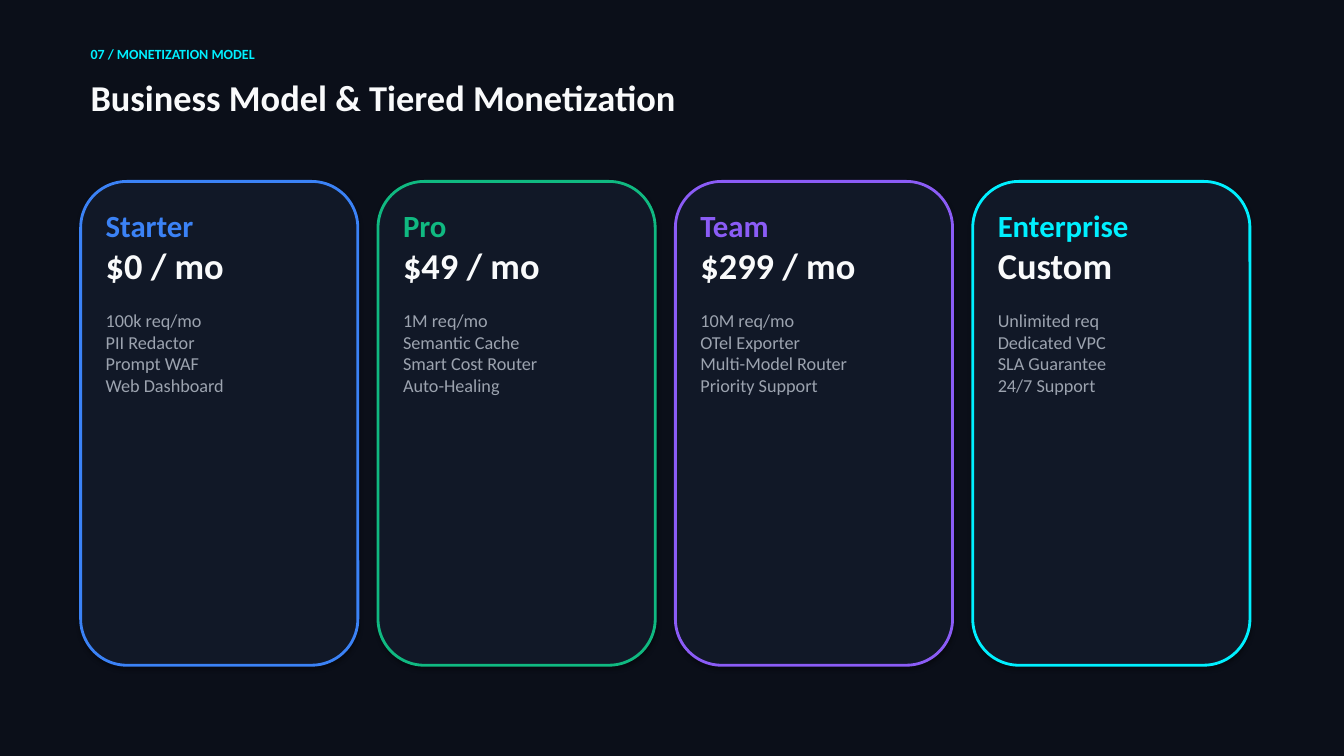
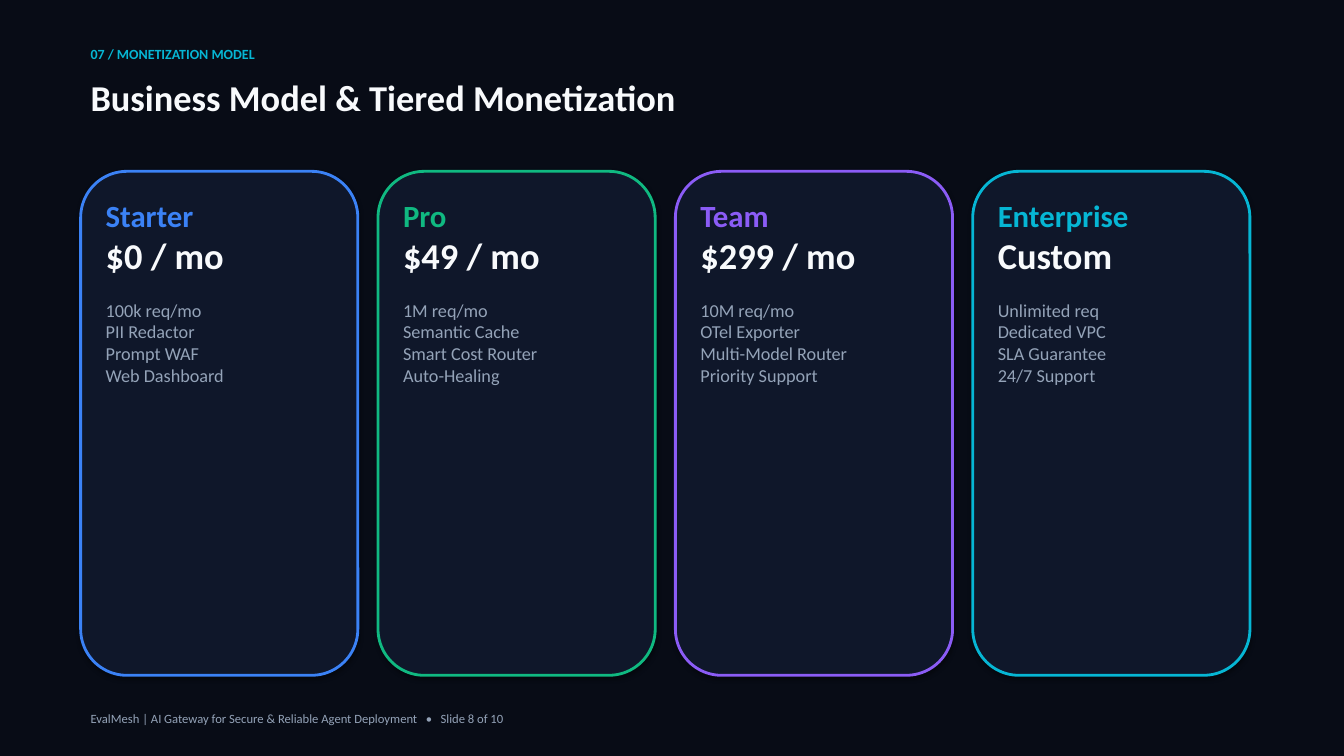
Before and after one commit to deswanth12/EvalMesh, a slide deck: slide 8 of EvalMesh_Investor_Pitch_Deck.pptx. Drawn at 1344x756 pixels with LibreOffice and Linux fonts; fonts in the diff are those of the drawing. Boxes give left, top, right and bottom in pixels: in the first picture for what was removed or moved away, otherwise in the second. Text is boxed around its words. In the diff, an @@ line names an element or a change of style, - is before the commit and + after.

Commit message:
Upgrade PowerPoint presentation to Pro Tier with footer branding and custom card layouts

```diff
--- a/EvalMesh_Investor_Pitch_Deck.pptx
+++ b/EvalMesh_Investor_Pitch_Deck.pptx
@@ background #0B0F19 to #080C16 @@
@@ text "07 / MONETIZATION MODEL" at box(91, 50, 255, 59): text colour #00F0FF to #06B6D4 @@
@@ rounded rectangle: place and size @@
-rounded rectangle at box(81, 181, 358, 665)
+rounded rectangle at box(81, 171, 358, 676)
@@ rounded rectangle: place and size @@
-rounded rectangle at box(378, 181, 655, 665)
+rounded rectangle at box(378, 171, 655, 676)
@@ fill #111827 to #0F172A in 3 elements at box(81, 171, 358, 676), box(378, 171, 655, 676), box(676, 171, 953, 676) @@
@@ rounded rectangle: place and size @@
-rounded rectangle at box(676, 181, 953, 665)
+rounded rectangle at box(676, 171, 953, 676)
@@ rounded rectangle: place and size @@
-rounded rectangle at box(973, 181, 1250, 665)
+rounded rectangle at box(973, 171, 1250, 676)
@@ rounded rectangle at box(973, 171, 1250, 676): fill #111827 to #0F172A; outline #00F0FF 2 pt to #06B6D4 2 pt @@
@@ text "Starter": place and size @@
-text "Starter" at box(106, 217, 224, 392)
+text "Starter" at box(106, 207, 224, 382)
@@ text "Pro": place and size @@
-text "Pro" at box(146, 217, 537, 395)
+text "Pro" at box(146, 207, 537, 385)
@@ text "Team": place and size @@
-text "Team" at box(700, 217, 847, 395)
+text "Team" at box(700, 207, 847, 385)
@@ text "Enterprise": place and size @@
-text "Enterprise" at box(998, 215, 1129, 395)
+text "Enterprise" at box(998, 205, 1129, 385)
@@ text "Enterprise" at box(998, 205, 1129, 385): text colour #00F0FF to #06B6D4 in "Enterprise"; text colour #F9FAFB to #F8FAFC in "Custom"; text colour #9CA3AF to #94A3B8 in "Unlimited req Dedicated VPC SLA Guarantee 24/7 ..." @@
@@ text at box(106, 304, 224, 382): text colour #F9FAFB to #F8FAFC in "$0 / mo"; text colour #9CA3AF to #94A3B8 in "100k req/mo PII Redactor Prompt WAF Web ..." @@
@@ text at box(146, 304, 537, 385): text colour #F9FAFB to #F8FAFC in "$49 / mo"; text colour #9CA3AF to #94A3B8 in "1M req/mo Semantic Cache Smart Cost Router ..." @@
@@ text at box(700, 304, 847, 385): text colour #F9FAFB to #F8FAFC in "$299 / mo"; text colour #9CA3AF to #94A3B8 in "10M req/mo OTel Exporter Multi-Model Router Priority ..." @@
@@ text added at box(91, 714, 503, 725), 9 pt, text #94A3B8 @@
+EvalMesh | AI Gateway for Secure & Reliable Agent Deployment • Slide 8 of 10
```
Also in this commit, not shown: 9 other slides changed, 1 other file.
